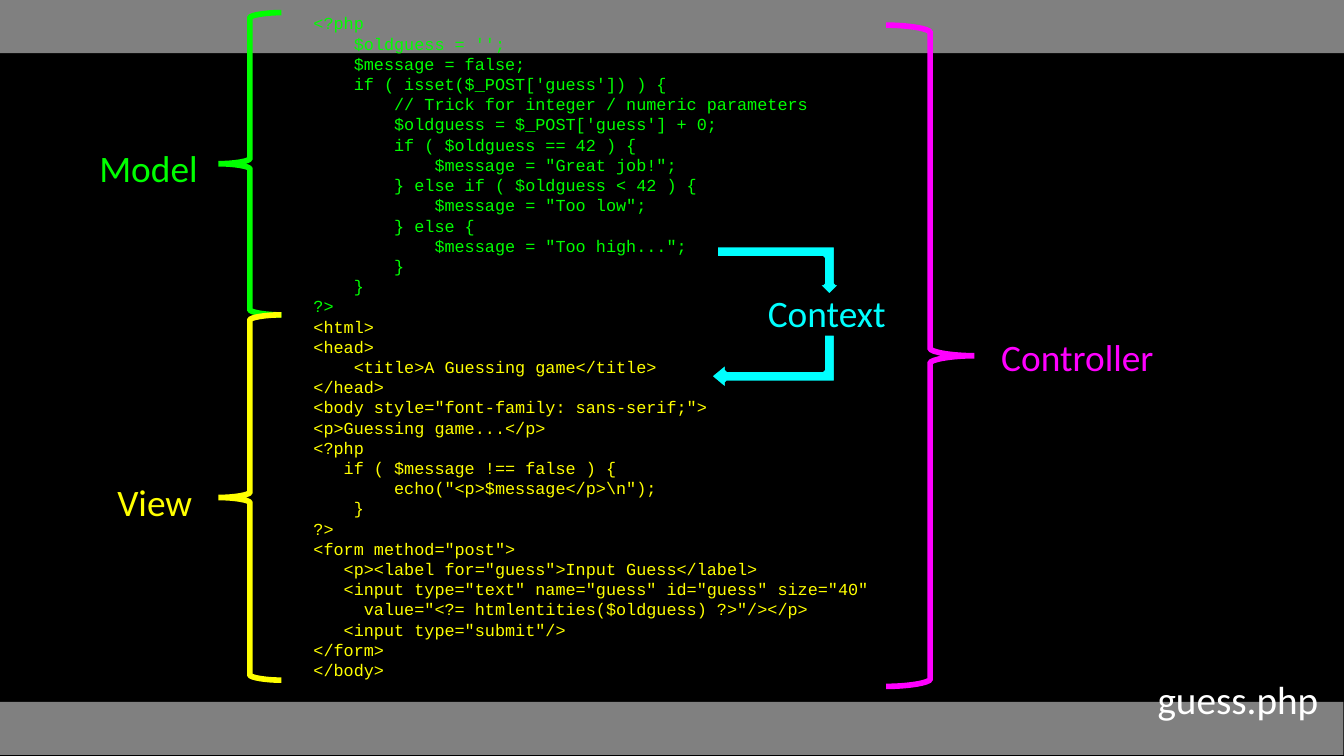
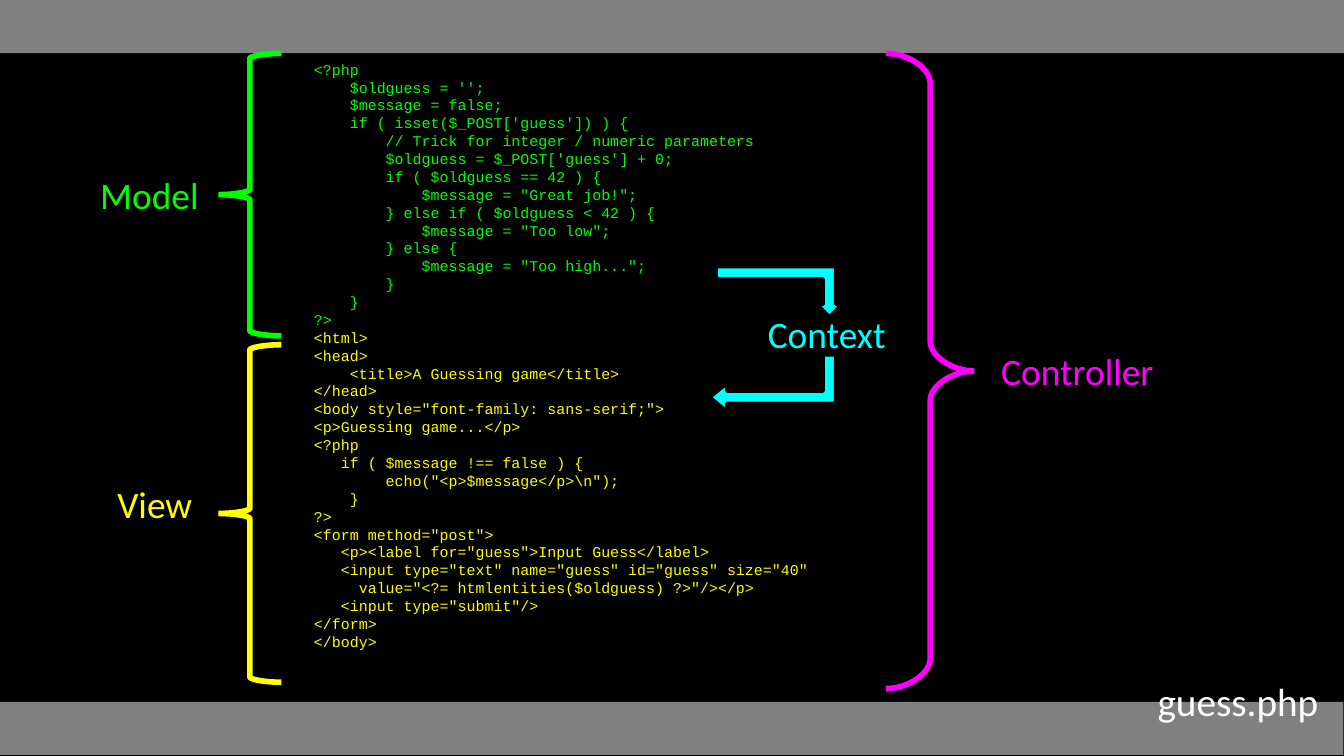
Before and after one commit to csev/wa4e, a slide deck: slide 18 of lectures/PHP-06-Forms.ppt. Drawn at 1344x756 pixels with LibreOffice and Linux fonts; fonts in the diff are those of the drawing. Boxes give left, top, right and bottom in pixels: in the first picture for what was removed or moved away, otherwise in the second. Text is boxed around its words. In the diff, an @@ line names an element or a change of style, - is before the commit and + after.

```diff
--- a/lectures/PHP-06-Forms.ppt
+++ b/lectures/PHP-06-Forms.ppt
@@ freeform shape: place and size @@
-freeform shape at (219,12,282,314)
+freeform shape at (219,54,282,336)
@@ text "<?php": place and size @@
-text "<?php" at (313,17,869,680)
+text "<?php" at (314,64,808,650)
@@ text "<?php" at (314,64,808,650): size 9 to 8 pt @@
@@ freeform shape: place and size @@
-freeform shape at (886,26,974,687)
+freeform shape at (886,54,974,689)
@@ text "Model": place and size @@
-text "Model" at (99,156,197,183)
+text "Model" at (100,183,198,210)
@@ freeform shape: place and size @@
-freeform shape at (219,314,282,680)
+freeform shape at (219,345,282,683)
@@ 2 freeform shapes, 1 text: place and size @@
-2 freeform shapes, 1 text at (710,246,886,391)
+2 freeform shapes, 1 text at (710,266,886,411)
@@ text "Controller": place and size @@
-text "Controller" at (1001,345,1153,372)
+text "Controller" at (1001,359,1153,386)
```
Also in this commit, not shown: 33 other slides changed, 1 slide removed, 3 other files.
